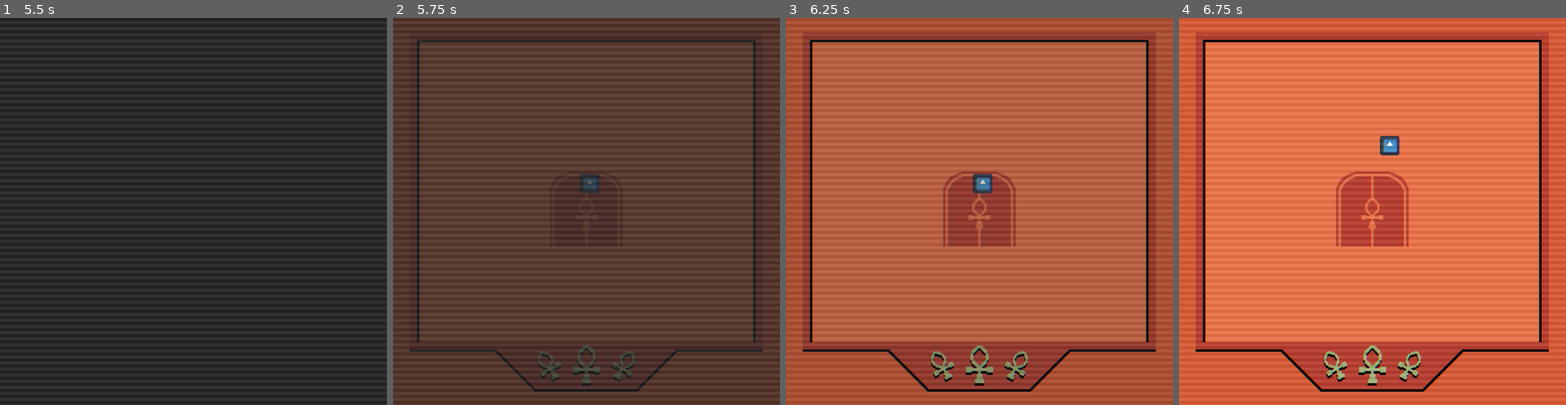
Above: before the commit, frames 1-4 (left to right).
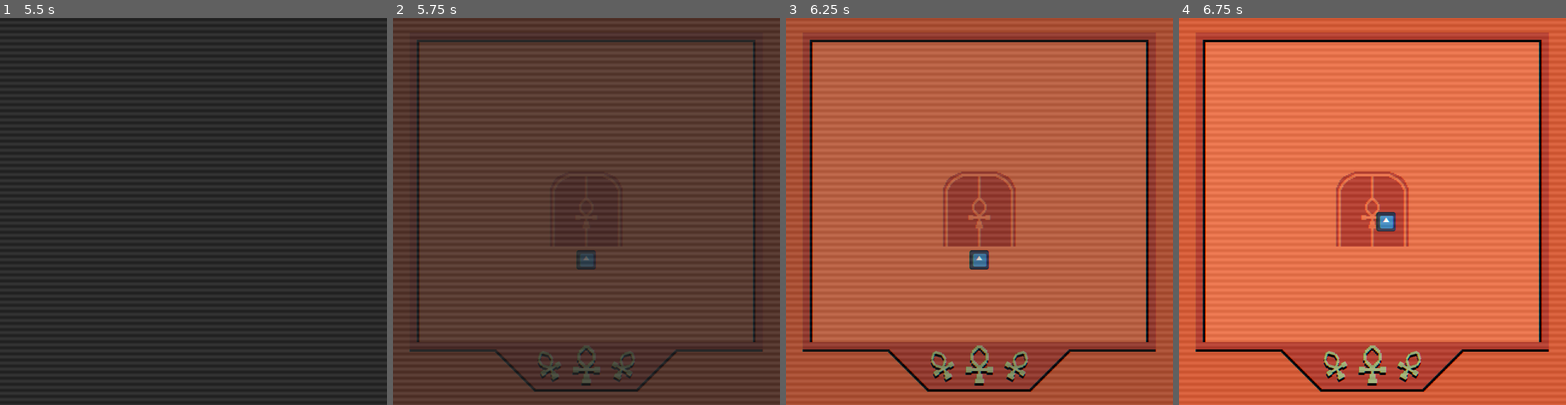
Above: after the commit, the same moments.

Repository: 0ctodice/GMTK-2026
Game: Godot game, scene res://Scene/world.tscn
Two runs of this game, one before a commit and one after it. Both use one fixed random seed, a clock stepped at 60 frames per second and the inputs below. The engine's default icon, where the game draws it, is replaced by a stand-in: a white triangle on a blue panel in a dark square.
Inputs:
- Up to frame 1 (5.5 s): tap Enter at 0.5, 4.25 s; hold D (move_right) 0.53-1.28 s; tap Space (dash) at 0.6, 1.35, 2, 2.3, 2.85, 3.6, 4.55, 5.1 s; hold S (move_down) 1.28-2.03 s; hold D (move_right) 2.03-2.78 s; hold T 2.03-2.78 s; hold W (move_up) 2.78-3.53 s; hold A (move_left) 3.53-5.03 s; tap T at 4.35 s; hold S (move_down) from 5.03 s (still down)
- Up to frame 2 (5.75 s): keep holding S (move_down)
- Up to frame 3 (6.25 s): release S (move_down) at 5.78 s; hold D (move_right) from 5.78 s (still down); tap Space (dash) at 5.85 s
- Up to frame 4 (6.75 s): release D (move_right) at 6.53 s; hold W (move_up) from 6.53 s (still down); hold T from 6.53 s (still down)

Frame 1 is identical in both runs. In frame 2, 0.5% of the frame differs, in the area x 47-54%, y 40-65%; in frame 3, 0.5%; in frame 4, 0.5%, in the area x 50-58%, y 30-56%.

Commit message:
tiny adjustement

Diff:
--- a/Scene/door.tscn
+++ b/Scene/door.tscn
@@ -19,9 +19,11 @@
 script = ExtResource("1_xwlx2")
 
 [node name="DoorDepth" type="Sprite2D" parent="." unique_id=365183707]
+z_index = -1
 texture = ExtResource("1_lmuuw")
 
 [node name="Door" type="Sprite2D" parent="." unique_id=830574294]
+z_index = -1
 position = Vector2(0, -62)
 texture = ExtResource("2_xwlx2")
 
@@ -29,6 +31,7 @@
 texture = ExtResource("3_nccli")
 
 [node name="DoorOverflow" type="Sprite2D" parent="." unique_id=1665015182]
+visible = false
 position = Vector2(0, -66)
 texture = ExtResource("4_vtnyr")
 
--- a/Scene/world.tscn
+++ b/Scene/world.tscn
@@ -9,14 +9,6 @@
 [ext_resource type="PackedScene" uid="uid://bvwmtr2n0bkcm" path="res://Scene/ankh_points.tscn" id="6_37axr"]
 [ext_resource type="Shader" uid="uid://bvx2oktu364ro" path="res://Script/crt.gdshader" id="8_ddf65"]
 
-[sub_resource type="Gradient" id="Gradient_pcvp0"]
-colors = PackedColorArray(0.16470589, 0.16470589, 0.16470589, 1, 0.16470589, 0.16470589, 0.16470589, 1)
-
-[sub_resource type="GradientTexture2D" id="GradientTexture2D_37axr"]
-gradient = SubResource("Gradient_pcvp0")
-width = 320
-height = 320
-
 [sub_resource type="NavigationPolygon" id="NavigationPolygon_pcvp0"]
 vertices = PackedVector2Array(280, 248, 40, 248, 40, 40, 280, 40)
 polygons = Array[PackedInt32Array]([PackedInt32Array(0, 1, 2, 3)])
@@ -33,11 +25,6 @@
 
 [node name="World" type="Node2D" unique_id=631941428]
 
-[node name="Background" type="Sprite2D" parent="." unique_id=1319997885]
-position = Vector2(160, 160)
-texture = SubResource("GradientTexture2D_37axr")
-metadata/_edit_lock_ = true
-
 [node name="Level" type="Sprite2D" parent="." unique_id=1204415293]
 position = Vector2(160, 160)
 texture = ExtResource("1_pcvp0")
@@ -67,7 +54,7 @@
 polygon = PackedVector2Array(20, 262, 300, 262, 300, 12, 20, 12, 20, 321, -20, 321, -24, -16, 192, -16, 384, 0, 352, 144, 364, 345, 292, 377, 20, 321)
 
 [node name="Player" parent="." unique_id=370329021 instance=ExtResource("1_emx41")]
-position = Vector2(163, 137)
+position = Vector2(160, 200)
 
 [node name="Camera2D" type="Camera2D" parent="." unique_id=1646712817]
 offset = Vector2(160, 160)
@@ -246,6 +233,6 @@
 anchor_bottom = 1.0
 grow_horizontal = 2
 grow_vertical = 2
-mouse_filter = 1
+mouse_filter = 2
 
 [connection signal="pressed" from="UI/GameOverSection/Retry" to="UI" method="_on_retry_pressed"]
--- a/Script/event_bus.gd
+++ b/Script/event_bus.gd
@@ -3,7 +3,6 @@
 signal took_damage
 signal screen_shake
 
-signal enemies_spawned(enemie_number)
 signal enemy_died
 
 signal player_died
--- a/Script/level_manager.gd
+++ b/Script/level_manager.gd
@@ -14,13 +14,15 @@
 var can_spawn: bool = false
 var finished_spawning: bool = false
 
+var current_level: int = 1
+
 # Called when the node enters the scene tree for the first time.
 func _ready():
 	spawn_timer.timeout.connect(_create_spawners)
 	EventBus.player_died.connect(func(): can_spawn = false)
-	EventBus.enemies_spawned.connect(func(new_enemies): total_enemies_alive += new_enemies)
 	EventBus.enemy_died.connect(_on_enemy_died)
 	EventBus.new_level.connect(func(level_index):
+		current_level = level_index
 		if level_index < 12:
 			set_level()
 			can_spawn = true
@@ -45,6 +47,9 @@
 
 			var spawn_instance = spawn_scene.instantiate()
 			spawn_instance.global_position = Vector2(rand_x, rand_y)
+			var spawn_number = randi_range(1, 3 + floor(current_level / 2.0))
+			total_enemies_alive += spawn_number
+			(spawn_instance as Spawn).set_spawn_number(spawn_number)
 			add_child(spawn_instance)
 
 		total_spawners += spawner_number
@@ -62,4 +67,4 @@
 func set_level():
 	total_spawners = 0
 	finished_spawning = false
-	max_spawners_number = randi_range(5, 12)
+	max_spawners_number = randi_range(5 + floor(current_level / 2.0), 5 + current_level)
--- a/Script/player_movement.gd
+++ b/Script/player_movement.gd
@@ -21,10 +21,13 @@
 var can_dash: bool = false
 var can_take_damage: bool = true
 var current_health: int = MAX_HEALTH
+var initial_position: Vector2
 
 var tween: Tween
 
 func _ready():
+	initial_position = position
+
 	dashing_time.timeout.connect(func():
 		dashing = false
 		if not resurrecting:
@@ -40,6 +43,8 @@
 		can_dash = true
 	)
 
+	EventBus.door_entered.connect(func(): z_index = -1)
+	EventBus.close_door.connect(reset_player)
 
 func _physics_process(delta):
 	if not can_move:
@@ -102,3 +107,12 @@
 	current_health = MAX_HEALTH
 	resurrecting = true
 	animate_damage(10, reenable_collision)
+
+
+func reset_player():
+	z_index = 0
+	can_move = false
+	can_dash = false
+	velocity = Vector2.ZERO
+	last_direction = Vector2.ZERO
+	position = initial_position
--- a/Script/spawn.gd
+++ b/Script/spawn.gd
@@ -1,11 +1,12 @@
 extends Node2D
-
+class_name Spawn
 @export var enemy_scene: PackedScene
 
 @onready var sprite: Sprite2D = $Sprite2D
 
 var rng: RandomNumberGenerator
 var tween: Tween
+var spawn_number: int = 3
 
 var can_spawn: bool = true
 
@@ -23,15 +24,11 @@
 	EventBus.player_died.connect(func(): can_spawn = false)
 
 func _spawn_enemies():
-	var spawn_number: int = rng.randi_range(1, 5)
-
 	if can_spawn:
 		for i in range(spawn_number):
 			var enemy_instance = enemy_scene.instantiate()
 			enemy_instance.global_position = global_position
 			get_parent().add_child(enemy_instance)
-
-		EventBus.enemies_spawned.emit(spawn_number)
 
 	if tween:
 		tween.kill()
@@ -41,3 +38,5 @@
 	tween.tween_property(sprite, "scale", Vector2.ZERO, 0.5)
 
 	tween.finished.connect(queue_free)
+
+func set_spawn_number(value: int): spawn_number = value
--- a/Script/ui_manager.gd
+++ b/Script/ui_manager.gd
@@ -35,7 +35,7 @@
 ]
 var tween: Tween
 var state: STATES = STATES.ENTERING_DOOR
-var strive_remaining: int = 1
+var strive_remaining: int = 6
 var current_level: int = 0
 
 # Called when the node enters the scene tree for the first time.
Binary file changed: Asset/level.png
